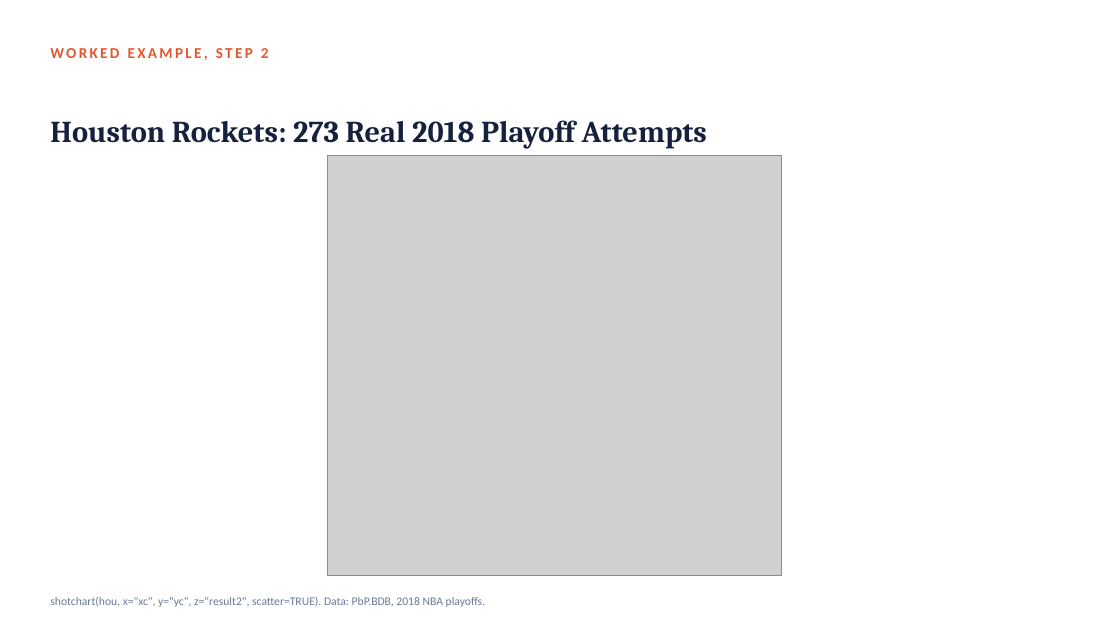
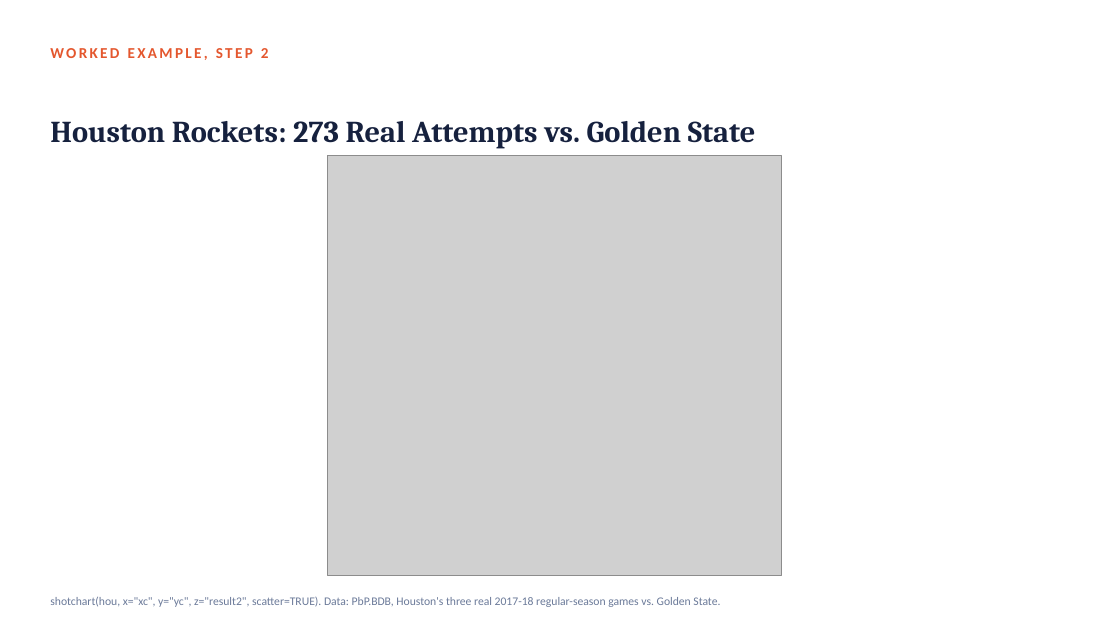
Before and after one commit to fmurital/Teaching-Curriculum, a slide deck: slide 12 of Sports-Analytics-Undergraduate/04_Shot_Charts_and_Spatial_Data/Lecture_Slides/Module04_Shot_Charts_and_Spatial_Data.pptx. Drawn at 1120x630 pixels with LibreOffice and Linux fonts; fonts in the diff are those of the drawing; grey boxes stand for pictures. Boxes give left, top, right and bottom in pixels: in the first picture for what was removed or moved away, otherwise in the second. Text is boxed around its words. In the diff, an @@ line names an element or a change of style, - is before the commit and + after.

```diff
--- a/Sports-Analytics-Undergraduate/04_Shot_Charts_and_Spatial_Data/Lecture_Slides/Module04_Shot_Charts_and_Spatial_Data.pptx
+++ b/Sports-Analytics-Undergraduate/04_Shot_Charts_and_Spatial_Data/Lecture_Slides/Module04_Shot_Charts_and_Spatial_Data.pptx
@@ text at (50, 121, 756, 148): text changed @@
-Houston Rockets: 273 Real 2018 Playoff Attempts
+Houston Rockets: 273 Real Attempts vs. Golden State
@@ text at (50, 597, 720, 607): text changed @@
-shotchart(hou, x="xc", y="yc", z="result2", scatter=TRUE). Data: PbP.BDB, 2018 NBA playoffs.
+shotchart(hou, x="xc", y="yc", z="result2", scatter=TRUE). Data: PbP.BDB, Houston's three real 2017-18 regular-season games vs. Golden State.
```
Also in this commit, not shown: 18 other slides changed, 7 other files.
